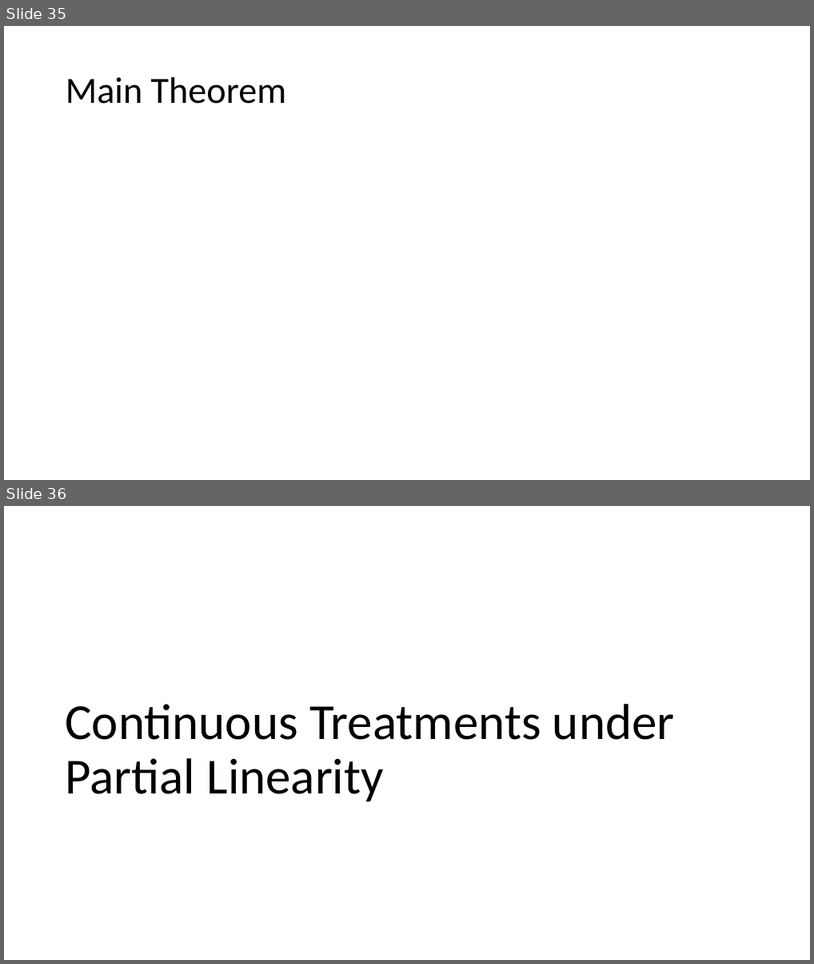
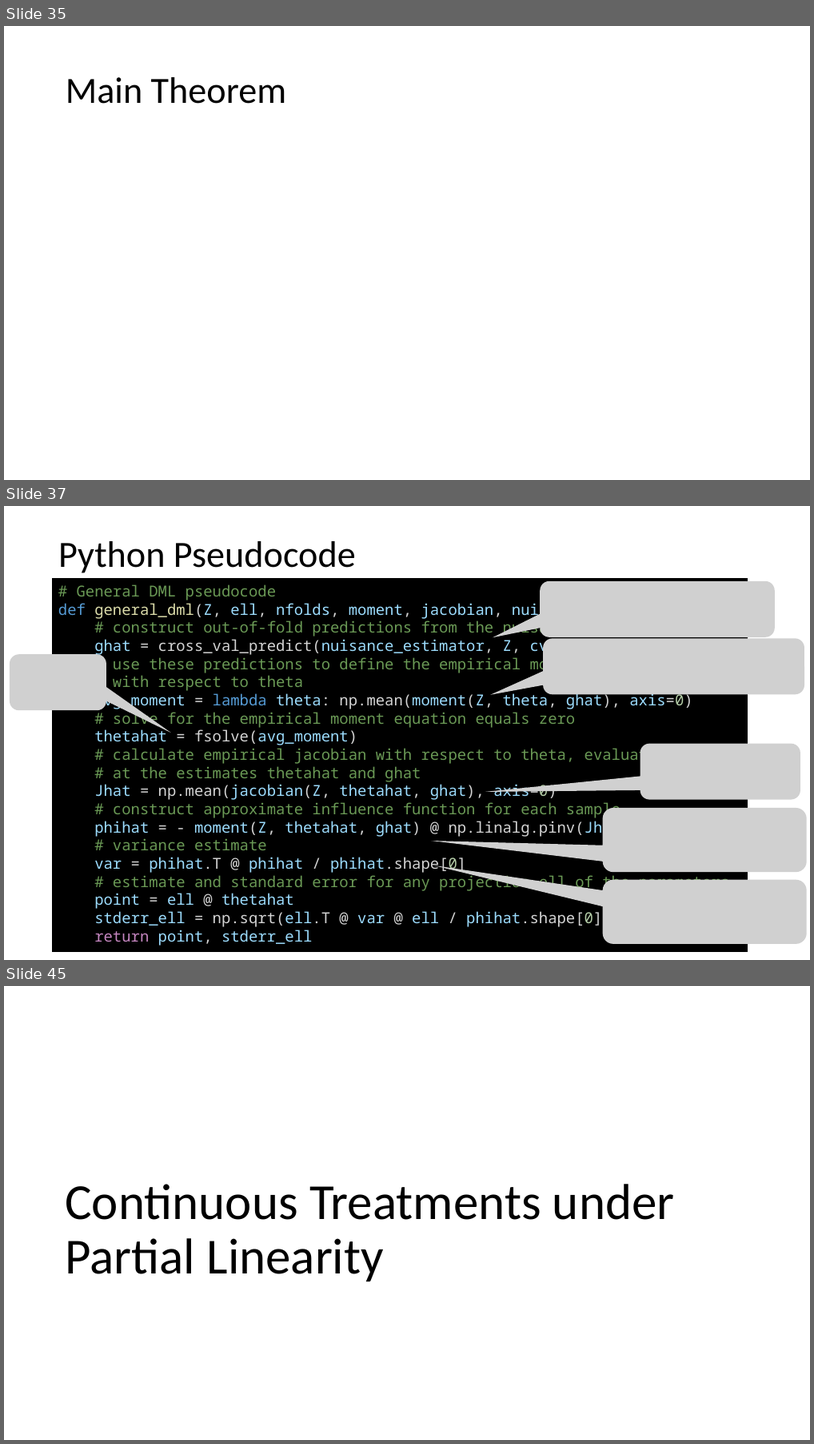
Before and after one commit to stanford-msande228/winter24, a slide deck: assets/presentations/MSANDE228_Lecture12_Inference_with_Modern_NonLinear_Methods.pptx. Shown one above the other, each under a label of ours: slides 35 and 36 before the commit, slides 35, 37 and 45 after it; the slides between them are not shown. The pictures are 814x964 and 814x1444 pixels, drawn with LibreOffice and Linux fonts; fonts in the diff are those of the drawing; grey boxes stand for pictures. Boxes give left, top, right and bottom in pixels: in the first picture for what was removed or moved away, otherwise in the second. Text is boxed around its words. In the diff, an @@ line names an element or a change of style, - is before the commit and + after.

```diff
--- a/assets/presentations/MSANDE228_Lecture12_Inference_with_Modern_NonLinear_Methods.pptx
+++ b/assets/presentations/MSANDE228_Lecture12_Inference_with_Modern_NonLinear_Methods.pptx
@@ slide 37 added at [4, 506, 810, 960], background #FFFFFF @@
@@ title added at [58, 541, 356, 573], 44 pt, text #000000 @@
+Python Pseudocode
@@ rectangle added at [52, 579, 748, 952], fill #000000, outline #000000 1 pt, 18 pt, text #6A9955 @@
+# General DML pseudocode
+def general_dml(Z, ell, nfolds, moment, jacobian, nuisance_estimator):
+# construct out-of-fold predictions from the nuisance estimator
+ghat = cross_val_predict(nuisance_estimator, Z, cv=nfolds)
+# use these predictions to define the empirical moment equation
+# with respect to theta
+avg_moment = lambda theta: np.mean(moment(Z, theta, ghat), axis=0)
+# solve for the empirical moment equation equals zero
+thetahat = fsolve(avg_moment)
+# calculate empirical jacobian with respect to theta, evaluated
+# at the estimates thetahat and ghat
+Jhat = np.mean(jacobian(Z, thetahat, ghat), axis=0)
+# construct approximate influence function for each sample
+phihat = - moment(Z, thetahat, ghat) @ np.linalg.pinv(Jhat).T
+# variance estimate
+var = phihat.T @ phihat / phihat.shape[0]
+# estimate and standard error for any projection ell of the parameters
+point = ell @ thetahat
+stderr_ell = np.sqrt(ell.T @ var @ ell / phihat.shape[0])
+return point, stderr_ell
@@ picture added at [541, 581, 775, 637] @@
@@ picture added at [544, 639, 805, 695] @@
@@ picture added at [10, 654, 106, 711] @@
@@ picture added at [641, 743, 801, 800] @@
@@ picture added at [603, 808, 806, 872] @@
@@ picture added at [603, 880, 806, 944] @@
@@ what was slide 36 is now slide 45 @@
```
Also in this commit, not shown: 8 other slides added, 13 other files.
